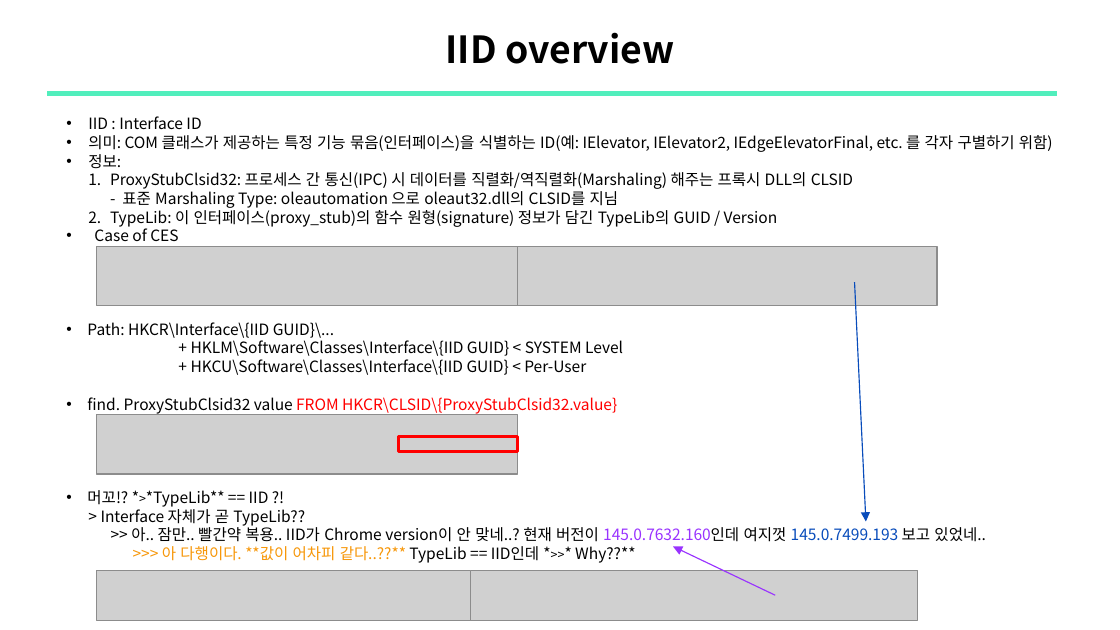
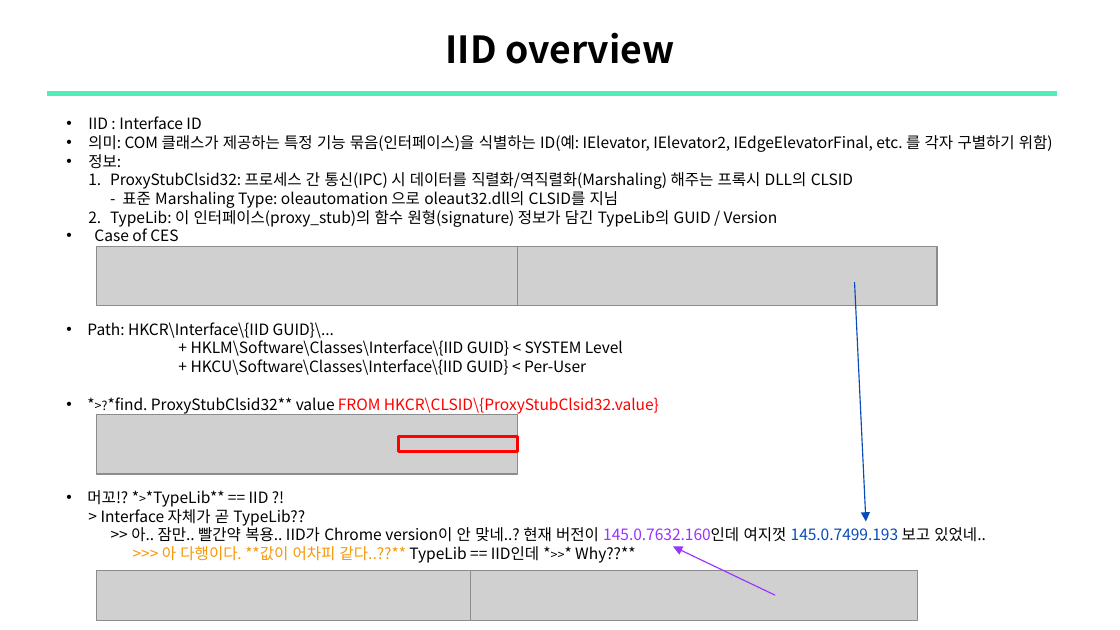
Before and after one commit to sewonpark292/SSL-Seminar, a slide deck: slide 14 of 16_COMrade_ABE_Analysis.pptx. Drawn at 1120x630 pixels with LibreOffice and Linux fonts; fonts in the diff are those of the drawing; grey boxes stand for pictures. Boxes give left, top, right and bottom in pixels: in the first picture for what was removed or moved away, otherwise in the second. Text is boxed around its words. In the diff, an @@ line names an element or a change of style, - is before the commit and + after.

```diff
--- a/16_COMrade_ABE_Analysis.pptx
+++ b/16_COMrade_ABE_Analysis.pptx
@@ text at (x1=108, y1=397, x2=659, y2=415): text changed @@
-      • find. ProxyStubClsid32 value FROM HKCR\CLSID\{ProxyStubClsid32.value}
+      • *>?*find. ProxyStubClsid32** value FROM HKCR\CLSID\{ProxyStubClsid32.value}
```
Also in this commit, not shown: 6 other slides changed, 4 slides added.
